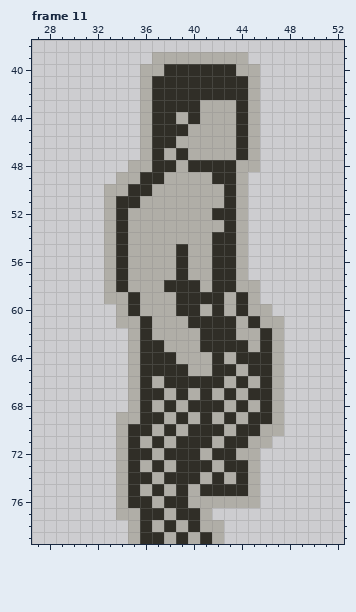
File history of a pixel-art file, support/Seraphina-walk.aseprite. The first picture shows the starting point.
80x80 pixels, 12 frames. Shown: frame 11: x 27..52, y 38..79. The commit also changed other frames, which this record leaves out.
After the commit:
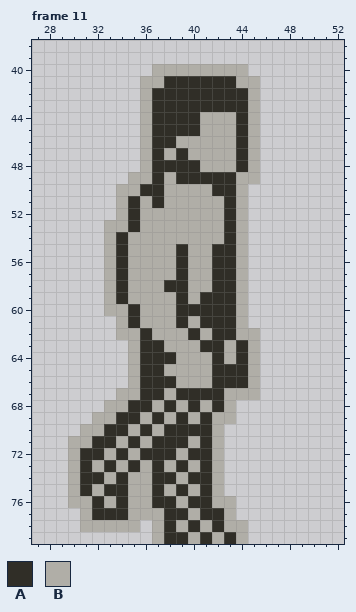
Palette (. is transparent): A #302e27  B #b0aea7
From the commit log: Moved Walk Sprites Again and Increased Jump Height
Diff:
Frame 11, layer "B&W":
The edit adds colour A in row 70 at x 33; in row 71 at x 32 to 33; in row 72 at x 31 to 32; in row 73 at x 31 and 33; in row 74 at x 31 to 32; in row 75 at x 31 and 33.
The edit adds colour A in row 76 at x 32; in row 77 at x 32 to 33 and 42; in row 79 at x 43.
Colour B gives way to colour A in row 43 at x 41 to 43; in row 44 at x 39; in row 45 at x 40; in row 48 at x 39 and 44; in row 49 at x 39 to 41; in row 50 at x 37 and 42.
Colour B gives way to colour A in row 51 at x 37; in rows 52 to 53 at x 35; in row 59 at x 34 and 43; in row 60 at x 41 and 43; in row 61 at x 35 and 39; in row 62 at x 40.
Colour B gives way to colour A in row 65 at x 44; in row 66 at x 37 and 43; in row 67 at x 40 and 42; in row 68 at x 35; in row 69 at x 34 to 35; in row 70 at x 34 and 39.
Colour B gives way to colour A in row 71 at x 38; in row 72 at x 34, 37 and 41; in row 74 at x 34, 37 and 41; in row 75 at x 34; in row 76 at x 34, 37 and 40 to 41; in row 77 at x 34, 38 and 41.
Colour B gives way to colour A in row 78 at x 42; in row 79 at x 38.
The edit adds colour B in row 49 at x 45; in row 60 at x 33; in row 62 at x 34; in row 67 at x 34; in row 68 at x 33 to 34; in row 69 at x 32 to 33.
The edit adds colour B in row 70 at x 31 to 32; in row 71 at x 30 to 31; in row 72 at x 30 and 33; in row 73 at x 30 and 32; in row 74 at x 30 and 33; in row 75 at x 30 and 32.
The edit adds colour B in row 76 at x 30 to 31 and 33; in row 77 at x 31 and 43; in row 78 at x 31 to 34 and 43 to 44; in row 79 at x 44.
Colour A gives way to colour B in row 40 at x 38 to 43; in row 41 at x 37 and 44; in row 48 at x 41 to 43; in row 49 at x 36; in row 50 at x 35; in row 51 at x 34.
Colour A gives way to colour B in row 52 at x 34 and 42; in row 53 at x 34; in row 54 at x 42; in row 58 at x 40; in row 59 at x 35, 40 and 44; in row 60 at x 44.
Colour A gives way to colour B in row 61 at x 36 and 40; in row 62 at x 41; in row 63 at x 43; in row 64 at x 45; in row 65 at x 38 to 39 and 45; in row 66 at x 39 to 41.
Colour A gives way to colour B in row 67 at x 43 and 45; in row 68 at x 41; in row 69 at x 36 and 43; in row 70 at x 35 and 42; in row 71 at x 40; in row 72 at x 35, 39 and 42.
Colour A gives way to colour B in row 73 at x 40; in row 74 at x 35 to 36, 39 and 42; in row 75 at x 35 and 42; in row 76 at x 35 to 36 and 39; in row 77 at x 36 to 37 and 40; in row 79 at x 37.
The edit erases colour A in row 61 at x 45; in rows 62 to 67 at x 46; in row 68 at x 44 and 46; in row 69 at x 45 to 46; in row 70 at x 44 to 45; in row 71 at x 43 to 44.
The edit erases colour A in row 72 at x 43; in row 73 at x 43 to 44; in row 74 at x 44; in row 75 at x 43 to 44; in rows 78 to 79 at x 36.
The edit erases colour B in row 39 at x 37 to 44; in row 40 at x 36 and 45; in row 48 at x 35; in row 49 at x 34; in rows 50 to 52 at x 33; in rows 58 to 59 at x 45.
The edit erases colour B in row 60 at x 45 to 46; in row 61 at x 46 to 47; in rows 62 to 67 at x 47; in row 68 at x 45 and 47; in row 69 at x 44 and 47; in row 70 at x 43 and 46 to 47.
The edit erases colour B in row 71 at x 45 to 46; in row 72 at x 44 to 45; in row 73 at x 45; in row 74 at x 43 and 45; in row 75 at x 45; in row 76 at x 44 to 45.
The edit erases colour B in row 79 at x 35.
Where, in picture pixels (left, top, right, bottom), the same in both pictures:
changed: (68, 52, 284, 544)
